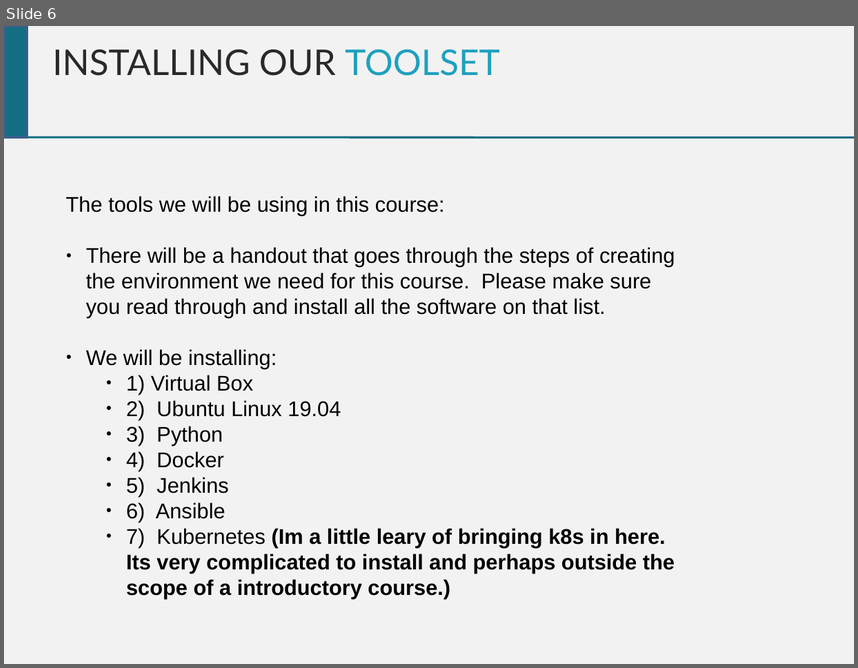
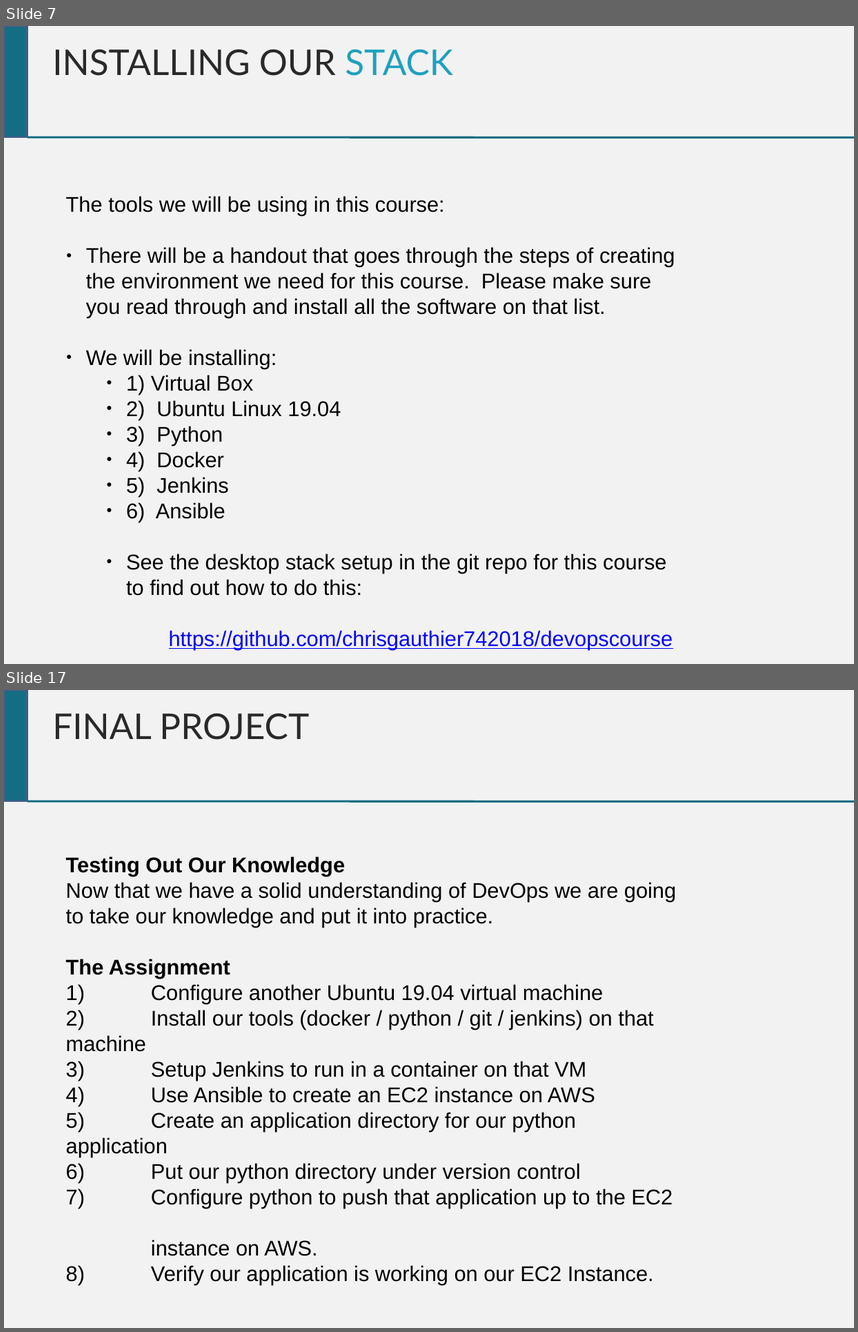
Before and after one commit to chrisgauthier742018/devopscourse, a slide deck: Dev Ops Course.pptx. Shown one above the other, each under a label of ours: slide 6 before the commit, slides 7 and 17 after it; the slides between them are not shown. The pictures are 858x668 and 858x1332 pixels, drawn with LibreOffice and Linux fonts; fonts in the diff are those of the drawing. Boxes give left, top, right and bottom in pixels: in the first picture for what was removed or moved away, otherwise in the second. Text is boxed around its words. In the diff, an @@ line names an element or a change of style, - is before the commit and + after.

```diff
--- a/Dev Ops Course.pptx
+++ b/Dev Ops Course.pptx
@@ slide 17 added at box(4, 690, 854, 1328), background #F2F2F2 @@
@@ rectangle added at box(4, 690, 27, 800), fill #146E83, outline #3A5F8C 2 pt @@
@@ text added at box(52, 713, 309, 740), 30 pt, text #292929 @@
+FINAL PROJECT
@@ line added from (27, 801) to (854, 801), #146E83 1.76 pt @@
@@ text added at box(66, 856, 676, 1284), 18 pt, text #000000 @@
+Testing Out Our Knowledge
+Now that we have a solid understanding of DevOps we are going to take our knowledge and put it into practice.
+The Assignment
+1) Configure another Ubuntu 19.04 virtual machine
+2) Install our tools (docker / python / git / jenkins) on that machine
+3) Setup Jenkins to run in a container on that VM
+4) Use Ansible to create an EC2 instance on AWS
+5) Create an application directory for our python application
+6) Put our python directory under version control
+7) Configure python to push that application up to the EC2
+instance on AWS.
+8) Verify our application is working on our EC2 Instance.
@@ what was slide 6 is now slide 7 @@
@@ slide 7 changed as well @@
@@ text at box(52, 49, 453, 76): text changed @@
-INSTALLING OUR TOOLSET
+INSTALLING OUR STACK
@@ text at box(126, 553, 673, 649): text changed; bold off @@
-    ● 7) Kubernetes (Im a little leary of bringing k8s in here. Its very complicated to install and perhaps outside the scope of a introductory course.)
+    ● See the desktop stack setup in the git repo for this course to find out how to do this:
+https://github.com/chrisgauthier742018/devopscourse
```
Also in this commit, not shown: 4 other slides changed, 10 other slides added, 15 slides removed, 1 other file.
